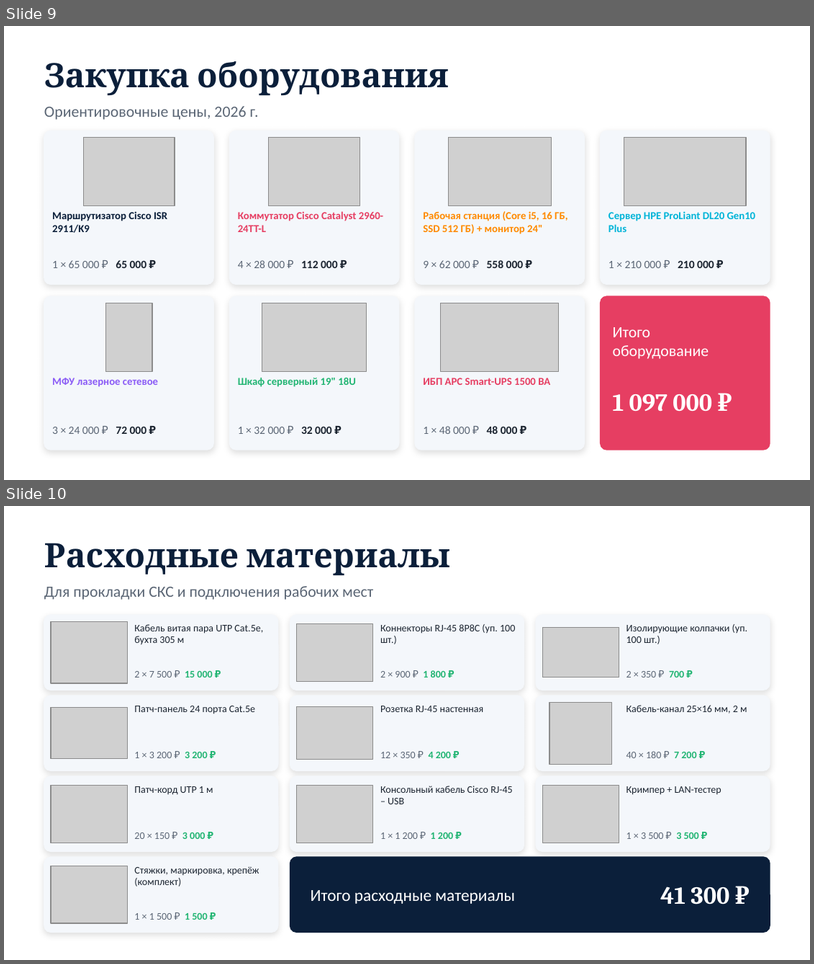
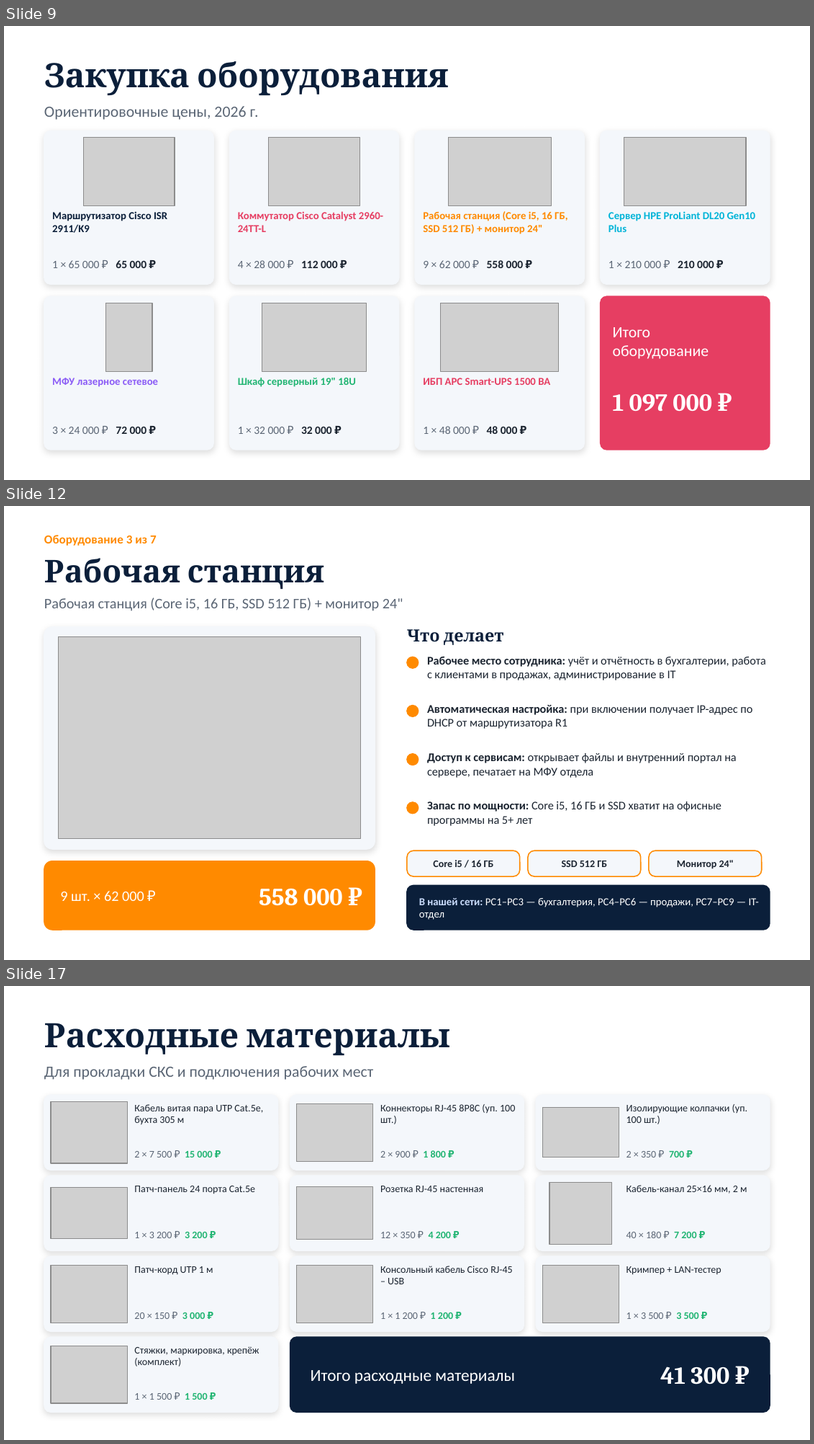
Before and after one commit to zarweq/dz_kozlov2909, a slide deck: Презентация_ЛВС.pptx. Shown one above the other, each under a label of ours: slides 9 and 10 before the commit, slides 9, 12 and 17 after it; the slides between them are not shown. The pictures are 814x964 and 814x1444 pixels, drawn with LibreOffice and Linux fonts; fonts in the diff are those of the drawing; grey boxes stand for pictures. Boxes give left, top, right and bottom in pixels: in the first picture for what was removed or moved away, otherwise in the second. Text is boxed around its words. In the diff, an @@ line names an element or a change of style, - is before the commit and + after.

```diff
--- a/Презентация_ЛВС.pptx
+++ b/Презентация_ЛВС.pptx
@@ slide 12 added at [4,506,810,960], background #FFFFFF @@
@@ text added at [44,535,157,546], 11 pt, text #FF8A00, bold @@
+Оборудование 3 из 7
@@ text added at [44,558,324,589], 28 pt, text #0B1F3A, bold @@
+Рабочая станция
@@ text added at [44,597,404,611], 13 pt, text #5B6675 @@
+Рабочая станция (Core i5, 16 ГБ, SSD 512 ГБ) + монитор 24"
@@ rounded rectangle added at [44,627,375,849], fill #F4F7FB, outline #F4F7FB 1 pt @@
@@ text added at [407,629,504,645], 15 pt, text #0B1F3A, bold @@
+Что делает
@@ picture added at [59,636,361,838] @@
@@ ellipse added at [407,656,419,668], fill #FF8A00, outline #FF8A00 1 pt @@
@@ text added at [427,656,766,680], 10.5 pt, text #1B2430 @@
+Рабочее место сотрудника: учёт и отчётность в бухгалтерии, работа с клиентами в продажах, администрирование в IT
@@ ellipse added at [407,705,419,716], fill #FF8A00, outline #FF8A00 1 pt @@
@@ text added at [427,705,753,728], 10.5 pt, text #1B2430 @@
+Автоматическая настройка: при включении получает IP-адрес по DHCP от маршрутизатора R1
@@ ellipse added at [407,754,419,765], fill #FF8A00, outline #FF8A00 1 pt @@
@@ text added at [427,753,736,777], 10.5 pt, text #1B2430 @@
+Доступ к сервисам: открывает файлы и внутренний портал на сервере, печатает на МФУ отдела
@@ ellipse added at [407,802,419,813], fill #FF8A00, outline #FF8A00 1 pt @@
@@ text added at [427,801,722,826], 10.5 pt, text #1B2430 @@
+Запас по мощности: Core i5, 16 ГБ и SSD хватит на офисные программы на 5+ лет
@@ rounded rectangle added at [407,850,520,876], fill #F4F7FB, outline #FF8A00 1 pt @@
@@ rounded rectangle added at [528,850,641,876], fill #F4F7FB, outline #FF8A00 1 pt @@
@@ rounded rectangle added at [649,850,762,876], fill #F4F7FB, outline #FF8A00 1 pt @@
@@ rounded rectangle added at [44,861,375,929], fill #FF8A00, outline #FF8A00 1 pt @@
@@ text added at [433,860,494,867], 9 pt, text #1B2430, bold @@
+Core i5 / 16 ГБ
@@ text added at [562,860,607,867], 9 pt, text #1B2430, bold @@
+SSD 512 ГБ
@@ text added at [677,860,734,869], 9 pt, text #1B2430, bold @@
+Монитор 24"
@@ text added at [60,890,144,901], 13 pt, text #FFFFFF @@
+9 шт. × 62 000 ₽
@@ text added at [259,888,343,906], 22 pt, text #FFFFFF, bold @@
+558 000 ₽
@@ rounded rectangle added at [407,885,770,929], fill #0B1F3A, outline #0B1F3A 1 pt @@
@@ text added at [419,898,759,919], 9.5 pt, text #FFFFFF @@
+В нашей сети: PC1–PC3 — бухгалтерия, PC4–PC6 — продажи, PC7–PC9 — IT-отдел
@@ what was slide 10 is now slide 17 @@
```
Also in this commit, not shown: 6 other slides added, 2 other files.
